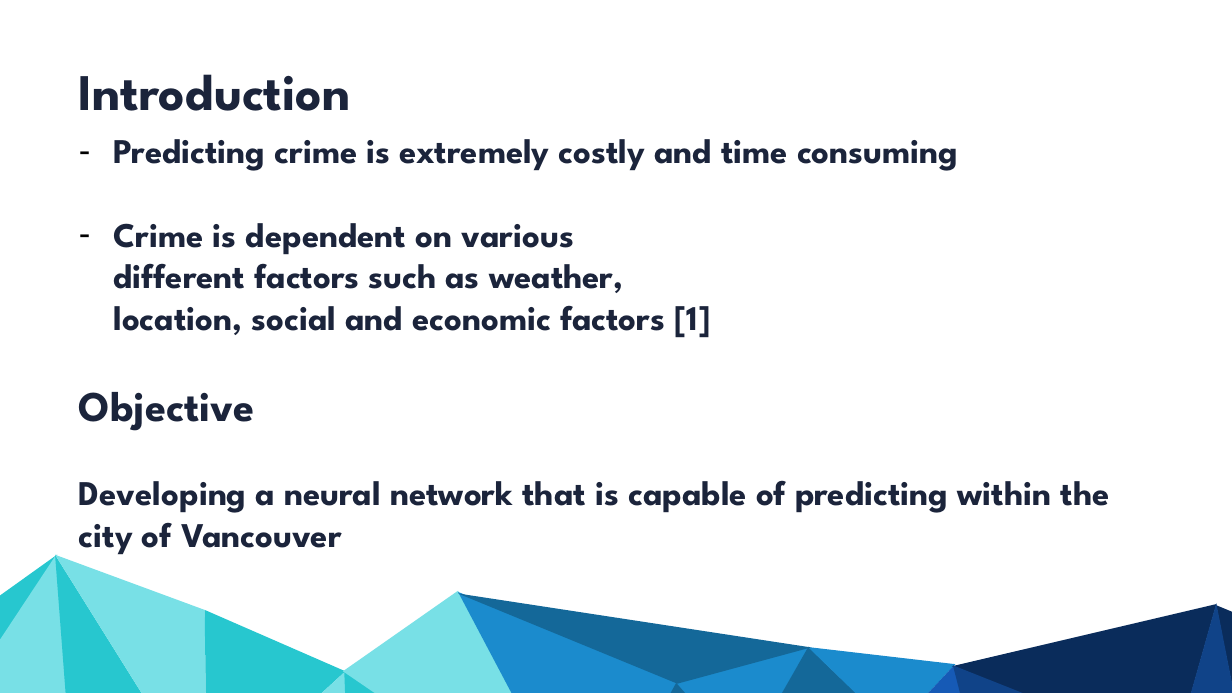
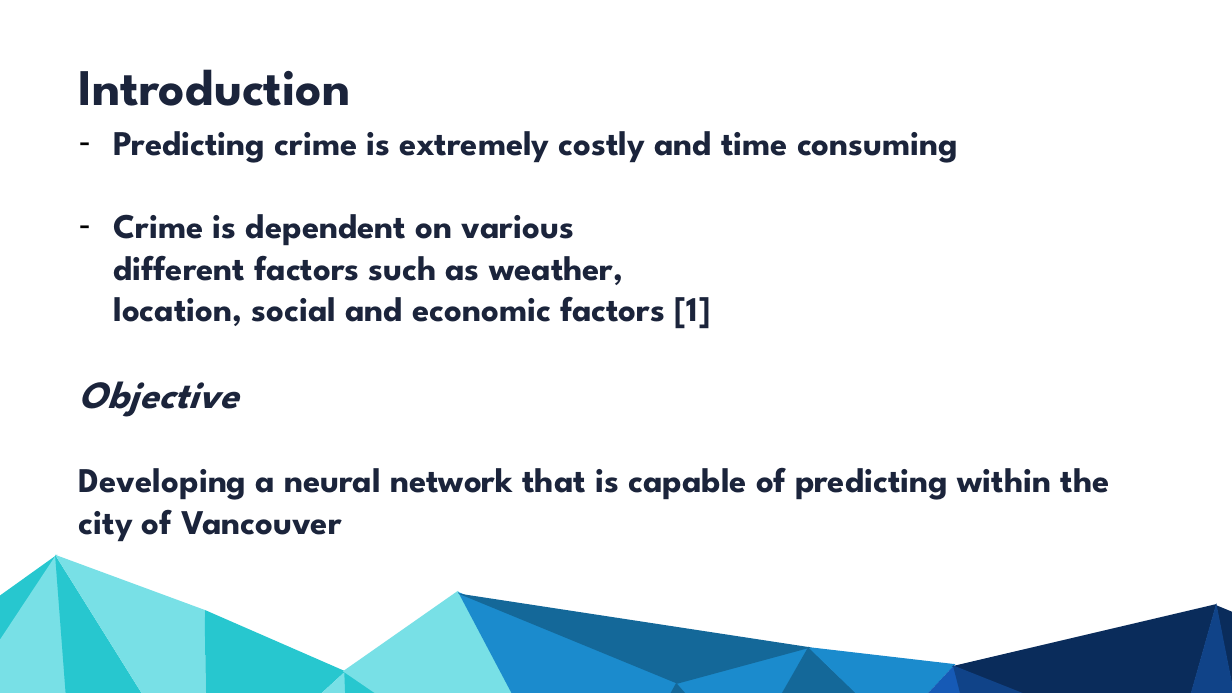
Before and after one commit to NasirKhalid24/Vancouver-Crime-Prediction, a slide deck: slide 3 of Final Presentation.pptx. Drawn at 1232x693 pixels with LibreOffice and Linux fonts; fonts in the diff are those of the drawing. Boxes give left, top, right and bottom in pixels: in the first picture for what was removed or moved away, otherwise in the second. Text is boxed around its words. In the diff, an @@ line names an element or a change of style, - is before the commit and + after.

Commit message:
➕ Fixed Slides

```diff
--- a/Final Presentation.pptx
+++ b/Final Presentation.pptx
@@ text "Introduction": place and size @@
-text "Introduction" at (79, 74, 350, 111)
+text "Introduction" at (79, 69, 350, 106)
@@ text "Predicting crime is extremely costly ...": place and size @@
-text "Predicting crime is extremely costly ..." at (79, 139, 1109, 555)
+text "Predicting crime is extremely costly ..." at (79, 131, 1109, 542)
@@ text at (79, 381, 239, 417): size 66 to 60 pt, italic on in "Objective" @@
```
Also in this commit, not shown: 14 slides added.
